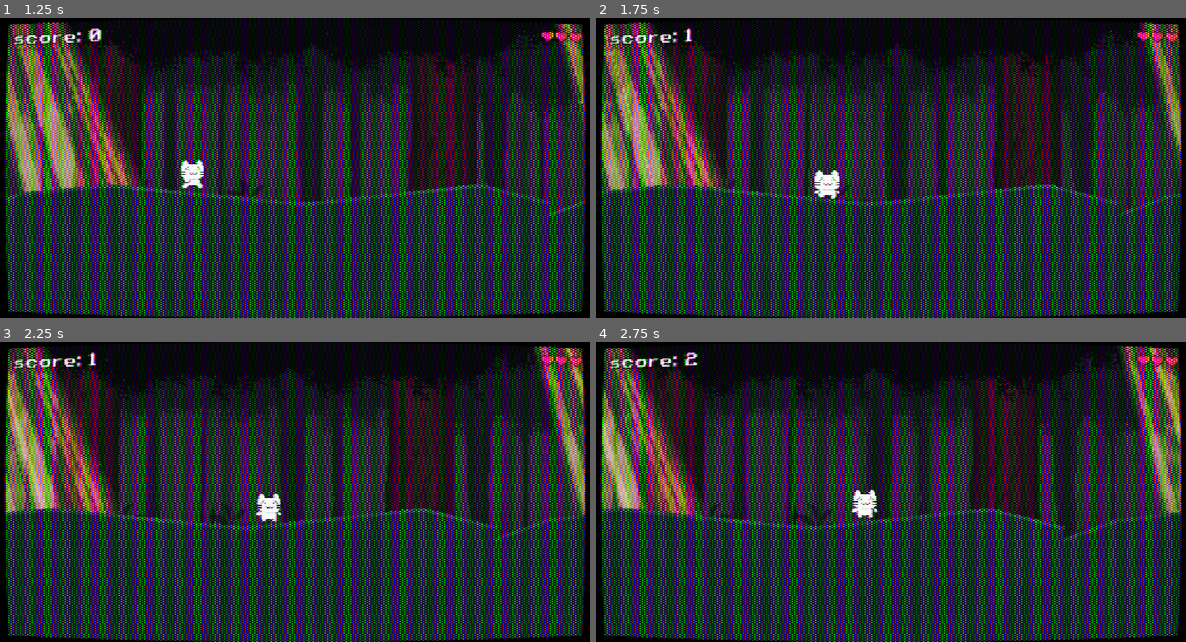
Above: before the commit, frames 1-4 (two rows, left to right).
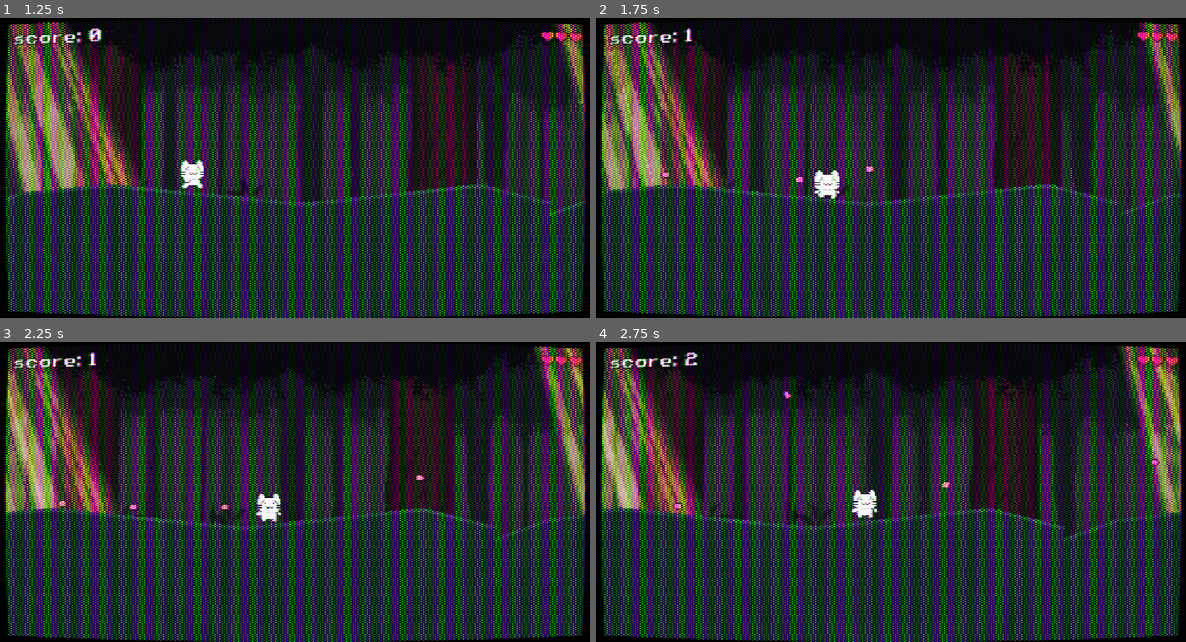
Above: after the commit, the same moments.

Repository: GrumpyRumpus/kitty-run-redux
Game: Godot game, scene res://scenes/main_menu.tscn
Same seed, same stepped clock (60 frames per second), same inputs: the game is played once before the commit and once after it.
Inputs (mouse positions are in pixels of both pictures, inside the frame that each line leads up to):
- Up to frame 1 (1.25 s): click "Start Game" at 0.5 s
- Up to frame 2 (1.75 s): tap Enter at 1.25 s; move the mouse to (1020, 153) at 1.27 s; hold Right (right) from 1.28 s (still down); hold J from 1.28 s (still down); click (1020, 153) at 1.42 s; tap Space at 1.52 s; tap L at 1.55 s
- Up to frame 3 (2.25 s): tap Space at 1.82 s; release Right (right) at 2 s; release J at 2 s; drag from (177, 507) to (348, 486) at 2.02 s
- Up to frame 4 (2.75 s): no input

Frame 1 is identical in both runs. In frame 2, less than 0.1% of the frame differs, in the area x 10-48%, y 49-55%; in frame 3, 0.1%; in frame 4, 0.1%, in the area x 12-96%, y 16-56%.

Commit message:
Add stomp hitstop, screen shake, and hit flash effects

Diff:
--- a/game.gd
+++ b/game.gd
@@ -29,6 +29,7 @@
 	hud.update_score(score)
 	hud.update_health(kitty.health)
 	kitty.health_changed.connect(_on_kitty_health_changed)
+	kitty.stomped.connect(_on_kitty_stomped)
 	# game_over is wired in game.tscn -- no duplicate connect needed
 	# backup fall_down connection in case .tscn wiring is missing
 	var wb = $World/Level/WorldBoundary
@@ -67,6 +68,15 @@
 	var popup := SCORE_POPUP.instantiate()
 	popup.position = pos
 	$World/Level.add_child(popup)
+
+
+func _on_kitty_stomped() -> void:
+	_screen_shake(6.0, 0.15)
+	# hitstop -- brief time freeze for impact
+	Engine.time_scale = 0.05
+	get_tree().create_timer(0.05, true, false, true).timeout.connect(
+		func(): Engine.time_scale = 1.0
+	)
 
 
 func _on_kitty_health_changed(new_health: int) -> void:
--- a/scripts/bullet.gd
+++ b/scripts/bullet.gd
@@ -10,9 +10,7 @@
 func aim(origin: Vector2, target: Vector2) -> void:
 	direction = origin.direction_to(target)
 	rotation = (target - origin).angle()
-	if is_friendly:
-		z_index = -1
-	else:
+	if not is_friendly:
 		modulate = Color(1.0, 0.3, 0.3)
 
 
--- a/scripts/mob.gd
+++ b/scripts/mob.gd
@@ -68,8 +68,9 @@
 		_die()
 	else:
 		sprite.play("hurt")
+		sprite.modulate = Color(3, 3, 3)
 		var tween := create_tween()
-		tween.tween_property(sprite, "modulate", Color.WHITE, 0.15)
+		tween.tween_property(sprite, "modulate", Color.WHITE, 0.12)
 		await tween.finished
 		if not is_dead:
 			sprite.play("flap")
